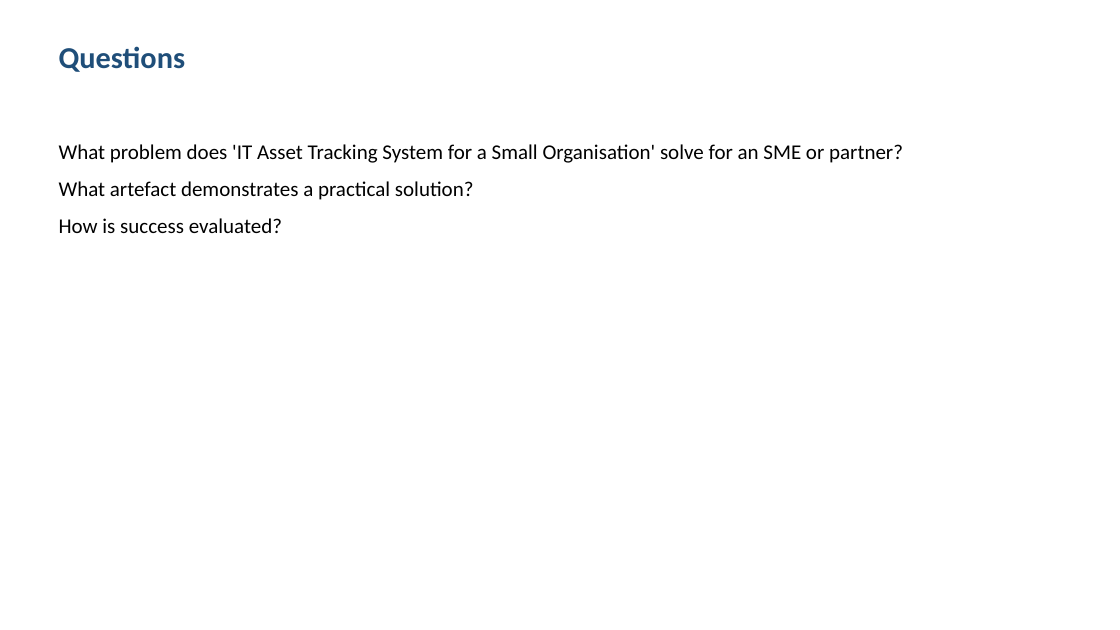
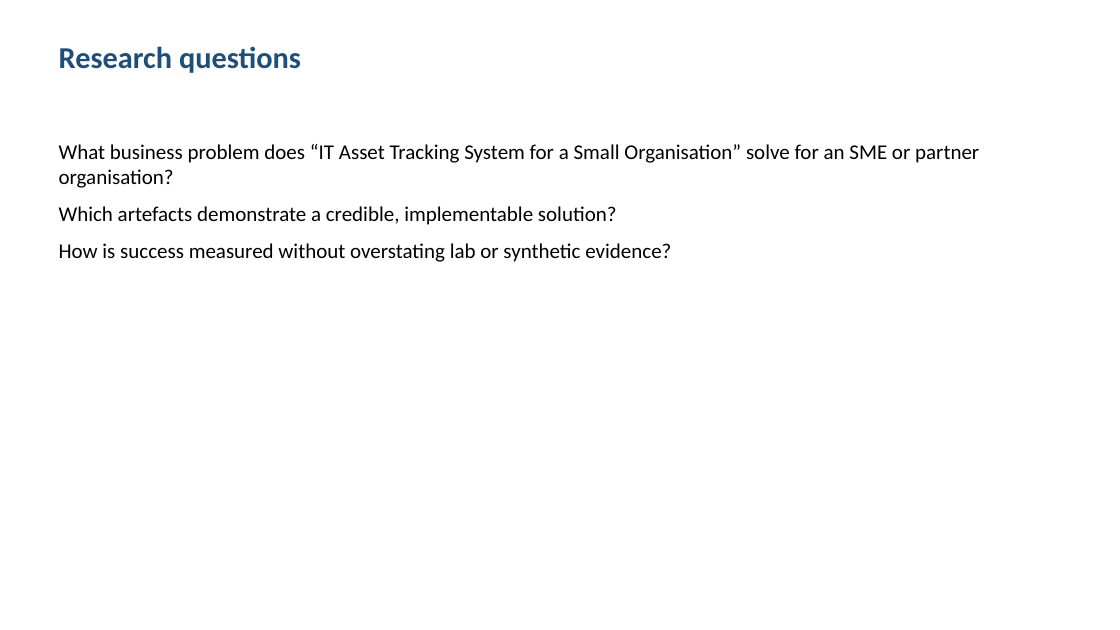
Before and after one commit to shohrabniaz/it-asset-tracking-system-for-a-small-organisation, a slide deck: slide 2 of Final_Submission/02_Presentation.pptx. Drawn at 1120x630 pixels with LibreOffice and Linux fonts; fonts in the diff are those of the drawing. Boxes give left, top, right and bottom in pixels: in the first picture for what was removed or moved away, otherwise in the second. Text is boxed around its words. In the diff, an @@ line names an element or a change of style, - is before the commit and + after.

```diff
--- a/Final_Submission/02_Presentation.pptx
+++ b/Final_Submission/02_Presentation.pptx
@@ text at bbox=[59, 46, 301, 73]: text changed @@
-Questions
+Research questions
@@ text at bbox=[59, 144, 979, 262]: text changed @@
-What problem does 'IT Asset Tracking System for a Small Organisation' solve for an SME or partner?
-What artefact demonstrates a practical solution?
-How is success evaluated?
+What business problem does “IT Asset Tracking System for a Small Organisation” solve for an SME or partner organisation?
+Which artefacts demonstrate a credible, implementable solution?
+How is success measured without overstating lab or synthetic evidence?
```
Also in this commit, not shown: 3 other slides changed, 12 other files.
